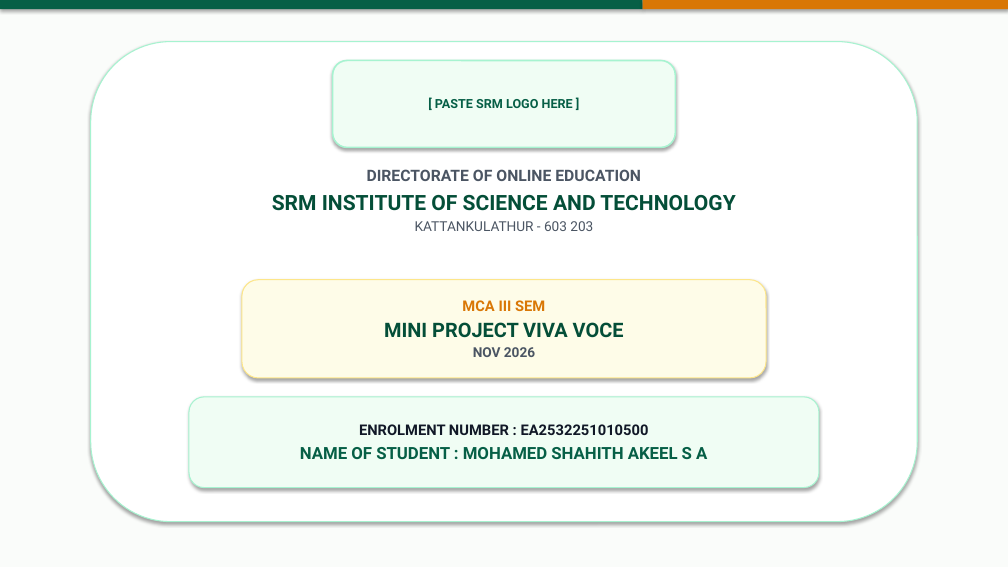
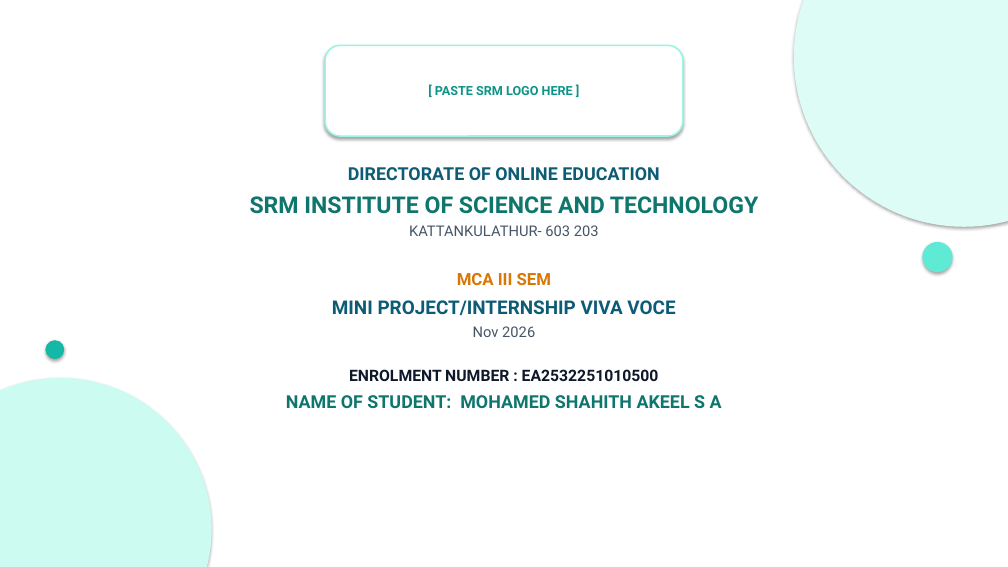
Before and after one commit to Shahith2004/Community-Item-Lending-System, a slide deck: slide 1 of Mini_Project_Viva_Voce.pptx. Drawn at 1008x567 pixels with LibreOffice and Linux fonts; fonts in the diff are those of the drawing. Boxes give left, top, right and bottom in pixels: in the first picture for what was removed or moved away, otherwise in the second. Text is boxed around its words. In the diff, an @@ line names an element or a change of style, - is before the commit and + after.

Commit message:
Finalize bright 15-slide Viva Voce presentation based on PDF 2 design

```diff
--- a/Mini_Project_Viva_Voce.pptx
+++ b/Mini_Project_Viva_Voce.pptx
@@ background #FAFCFA to #FFFFFF @@
@@ rectangle removed at (x1=0, y1=0, x2=643, y2=9) @@
@@ rectangle removed at (x1=643, y1=0, x2=1008, y2=9) @@
@@ ellipse added at (x1=794, y1=0, x2=1008, y2=227), fill #DCFCF5 @@
@@ rounded rectangle removed at (x1=91, y1=42, x2=917, y2=522) @@
@@ rounded rectangle "[ PASTE SRM LOGO HERE ..." resized from (x1=333, y1=60, x2=675, y2=147) to (x1=325, y1=45, x2=683, y2=136) @@
@@ rounded rectangle "[ PASTE SRM LOGO HERE ..." at (x1=325, y1=45, x2=683, y2=136): text colour #065F46 to #0D9488; fill #F0FDF4 to #FFFFFF; outline #A7F3D0 1.5 pt to #99F6E4 1.5 pt @@
@@ text "DIRECTORATE OF ONLINE EDUCATION" moved from (x1=242, y1=280, x2=766, y2=378) to (x1=250, y1=167, x2=758, y2=408) @@
@@ text "DIRECTORATE OF ONLINE EDUCATION" at (x1=250, y1=167, x2=758, y2=408): vertical alignment middle to top; fill #FEFCE8 to none; outline #FDE68A 1 pt to none; shadow off @@
@@ text at (x1=250, y1=167, x2=758, y2=236): paragraphs added @@
+DIRECTORATE OF ONLINE EDUCATION
+SRM INSTITUTE OF SCIENCE AND TECHNOLOGY
+KATTANKULATHUR- 603 203
@@ text removed at (x1=272, y1=169, x2=735, y2=231) @@
-DIRECTORATE OF ONLINE EDUCATION
-SRM INSTITUTE OF SCIENCE AND TECHNOLOGY
-KATTANKULATHUR - 603 203
@@ ellipse added at (x1=923, y1=242, x2=953, y2=272), fill #5EEAD4 @@
@@ text at (x1=457, y1=273, x2=551, y2=285): size 14 to 16 pt in "MCA III SEM"; more space between paragraphs @@
@@ text at (x1=286, y1=300, x2=722, y2=408): text changed; size 19 to 17 pt; text colour #044E38 to #0F766E @@
-MINI PROJECT VIVA VOCE
-NOV 2026
+MINI PROJECT/INTERNSHIP VIVA VOCE
+Nov 2026
+ENROLMENT NUMBER : EA2532251010500
+NAME OF STUDENT: MOHAMED SHAHITH AKEEL S A
@@ ellipse added at (x1=45, y1=340, x2=64, y2=359), fill #14B8A6 @@
@@ ellipse added at (x1=0, y1=378, x2=212, y2=567), fill #CCFBF1 @@
@@ rounded rectangle removed at (x1=189, y1=397, x2=819, y2=488) @@
-ENROLMENT NUMBER : EA2532251010500
-NAME OF STUDENT : MOHAMED SHAHITH AKEEL S A
```
Also in this commit, not shown: 3 other slides changed, 11 slides added, 11 slides removed, 1 other file.
